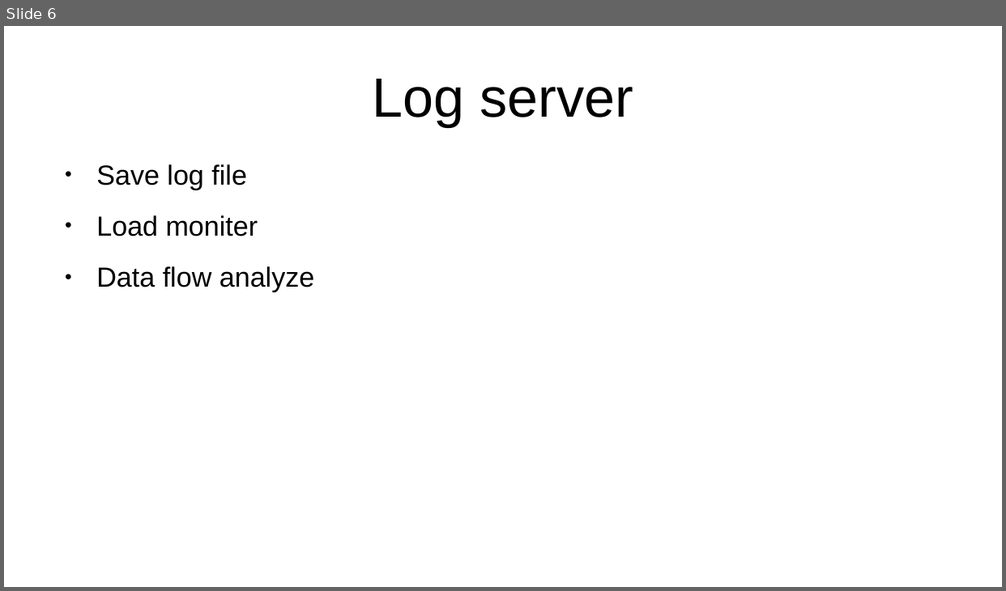
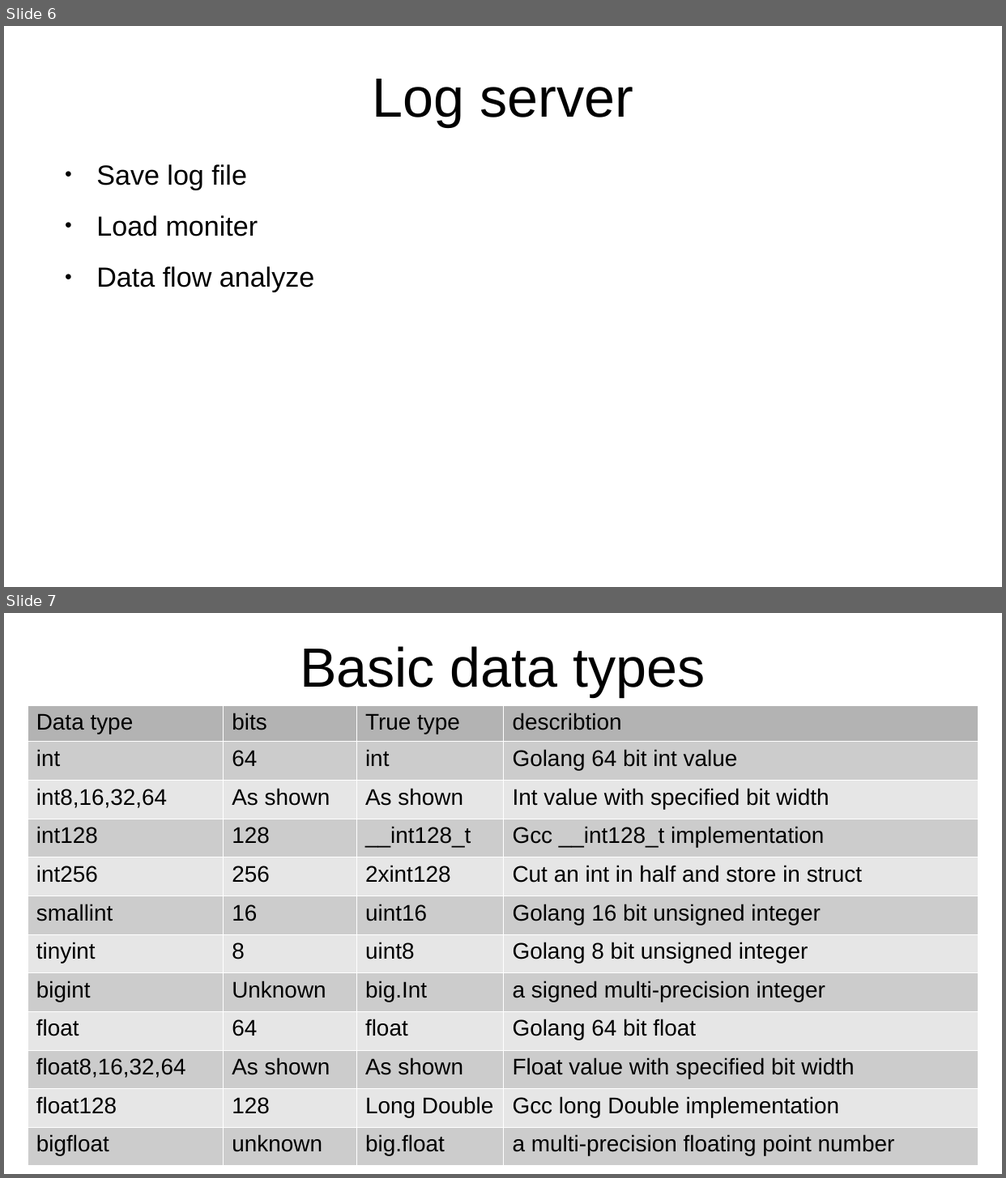
Before and after one commit to YC-Lammy/DejavuDB, a slide deck: doc/concept.odp. Shown one above the other, each under a label of ours: slide 6 before the commit, slides 6 and 7 after it. The pictures are 1006x591 and 1006x1178 pixels, drawn with LibreOffice and Linux fonts; fonts in the diff are those of the drawing. Boxes give left, top, right and bottom in pixels: in the first picture for what was removed or moved away, otherwise in the second. Text is boxed around its words. In the diff, an @@ line names an element or a change of style, - is before the commit and + after.

```diff
--- a/doc/concept.odp
+++ b/doc/concept.odp
@@ slide 7 added at (x1=4, y1=613, x2=1002, y2=1174), background #FFFFFF @@
@@ title added at (x1=300, y1=646, x2=705, y2=697), 44 pt, text #000000 @@
+Basic data types
@@ table added at (x1=27, y1=705, x2=978, y2=1165), 12 rows, 4 columns @@
+Data type | bits | True type | describtion
+int | 64 | int | Golang 64 bit int value
+int8,16,32,64 | As shown | As shown | Int value with specified bit width
+int128 | 128 | __int128_t | Gcc __int128_t implementation
+int256 | 256 | 2xint128 | Cut an int in half and store in struct
+smallint | 16 | uint16 | Golang 16 bit unsigned integer
+tinyint | 8 | uint8 | Golang 8 bit unsigned integer
+bigint | Unknown | big.Int | a signed multi-precision integer
+float | 64 | float | Golang 64 bit float
+float8,16,32,64 | As shown | As shown | Float value with specified bit width
+float128 | 128 | Long Double | Gcc long Double implementation
+bigfloat | unknown | big.float | a multi-precision floating point number
```
Also in this commit, not shown: 1 other slide added, 1 slide removed, 14 other files.
